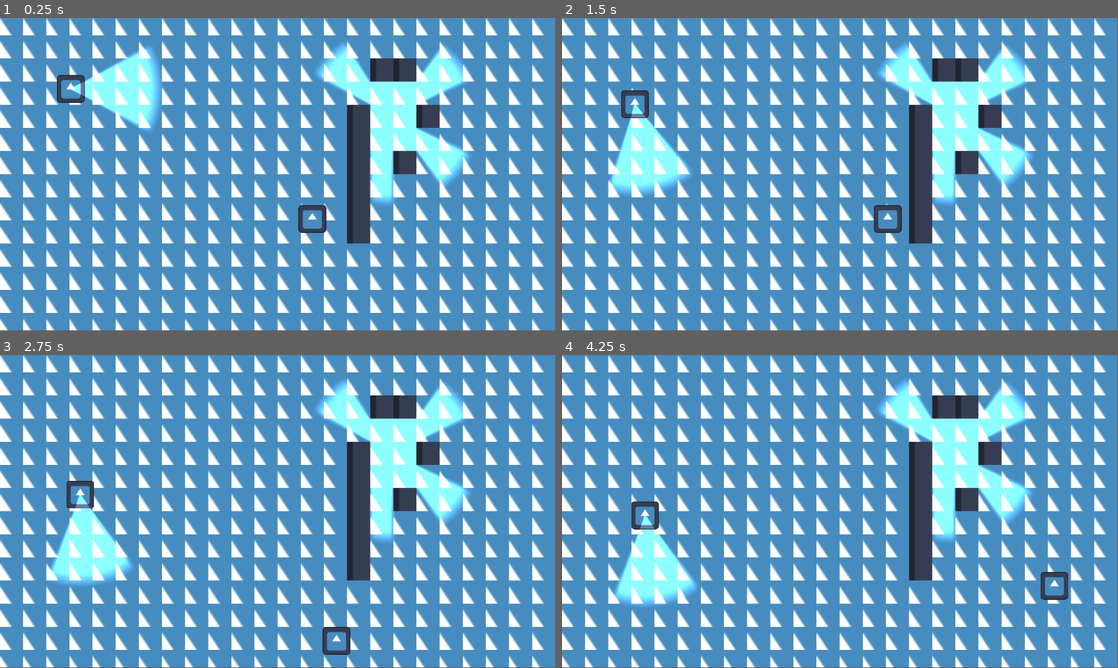
Above: before the commit, frames 1-4 (two rows, left to right).
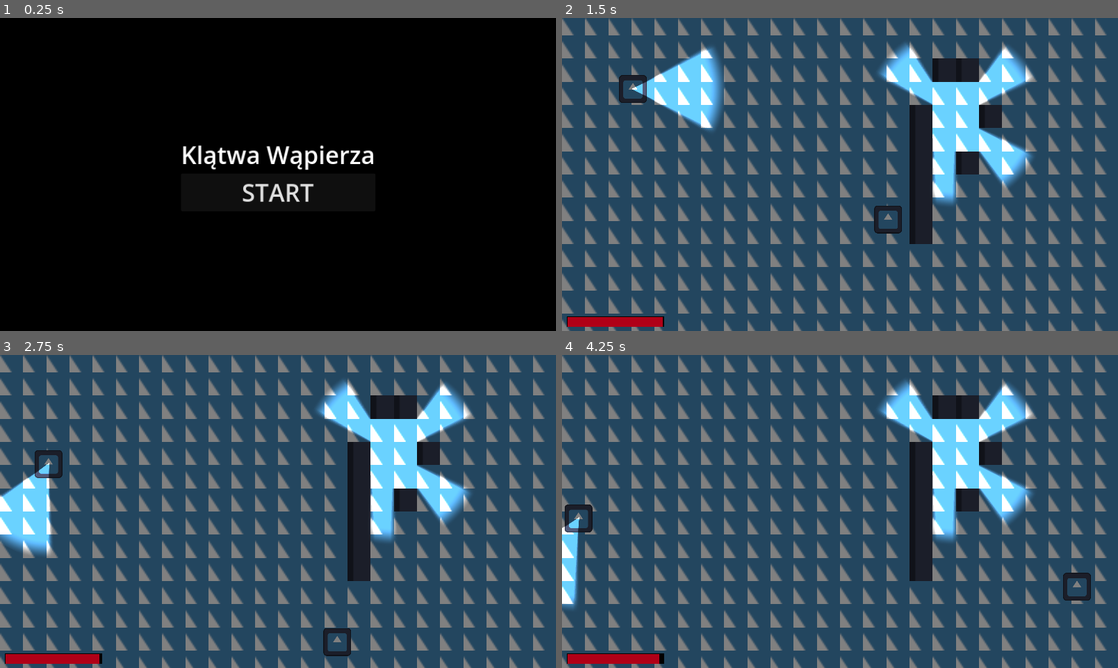
Above: after the commit, the same moments.

Repository: jGrzyb/gamejamtbd2025
Game: Godot game, scene res://scenes/start.tscn
Same seed, same stepped clock (60 frames per second), same inputs: the game is played once before the commit and once after it. Before the commit the project starts from res://scenes/walking.tscn. The engine's default icon, where the game draws it, is replaced by a stand-in: a white triangle on a blue panel in a dark square.
Inputs (mouse positions are in pixels of both pictures, inside the frame that each line leads up to):
- Up to frame 1 (0.25 s): no input
- Up to frame 2 (1.5 s): click (840, 193) at 0.5 s, where only the run after the commit has a clickable "START"; hold D (right) from 1.28 s (still down); hold E (attack) from 1.28 s (still down)
- Up to frame 3 (2.75 s): tap Space (dash) at 1.55, 2.1 s; release D (right) at 2.03 s; release E (attack) at 2.03 s; hold S (down) from 2.03 s (still down); tap E (attack) at 2.3 s
- Up to frame 4 (4.25 s): release S (down) at 2.78 s; hold D (right) 2.78-3.53 s; hold E (attack) 2.78-3.53 s; tap Space (dash) at 3.05, 3.6 s; hold W (up) from 3.53 s (still down); tap E (attack) at 3.8 s
In our replay, the window is 799x449 before the commit and 800x450 after it. These sizes can differ from the game's own. Grey fills any space a smaller window leaves; there, only what the larger window draws over its background counts as a difference.

The runs differ from the first frame. In frame 1, 100% of the frame differs, in the area x 0-100%, y 0-100%; in frame 2, 98%; in frame 3, 98%; in frame 4, 98%.

Commit message:
start, reset, gameover, next

Diff:
--- /dev/null
+++ b/nodes/Ui.tscn
@@ -0,0 +1,131 @@
+[gd_scene load_steps=2 format=3 uid="uid://c1km5kdckcnh0"]
+
+[ext_resource type="Script" path="res://scripts/ui.gd" id="1_g3x8j"]
+
+[node name="Ui" type="CanvasLayer"]
+process_mode = 3
+script = ExtResource("1_g3x8j")
+
+[node name="Life" type="Control" parent="."]
+process_mode = 1
+layout_mode = 3
+anchors_preset = 15
+anchor_right = 1.0
+anchor_bottom = 1.0
+grow_horizontal = 2
+grow_vertical = 2
+
+[node name="ColorRect" type="ColorRect" parent="Life"]
+layout_mode = 1
+anchors_preset = 2
+anchor_top = 1.0
+anchor_bottom = 1.0
+offset_left = 10.0
+offset_top = -30.0
+offset_right = 212.0
+offset_bottom = -8.0
+grow_vertical = 0
+color = Color(0, 0, 0, 1)
+
+[node name="ColorRect" type="ColorRect" parent="Life/ColorRect"]
+layout_mode = 1
+anchors_preset = 8
+anchor_left = 0.5
+anchor_top = 0.5
+anchor_right = 0.5
+anchor_bottom = 0.5
+offset_left = -100.0
+offset_top = -10.0
+offset_right = 100.0
+offset_bottom = 10.0
+grow_horizontal = 2
+grow_vertical = 2
+color = Color(0.690158, 0, 0.0904374, 1)
+
+[node name="GameOver" type="Control" parent="."]
+visible = false
+layout_mode = 3
+anchors_preset = 15
+anchor_right = 1.0
+anchor_bottom = 1.0
+grow_horizontal = 2
+grow_vertical = 2
+
+[node name="ColorRect" type="ColorRect" parent="GameOver"]
+layout_mode = 1
+anchors_preset = 15
+anchor_right = 1.0
+anchor_bottom = 1.0
+grow_horizontal = 2
+grow_vertical = 2
+color = Color(0.176419, 0.176419, 0.176419, 0.572549)
+
+[node name="VBoxContainer" type="VBoxContainer" parent="GameOver"]
+layout_mode = 1
+anchors_preset = 8
+anchor_left = 0.5
+anchor_top = 0.5
+anchor_right = 0.5
+anchor_bottom = 0.5
+offset_left = -20.0
+offset_top = -20.0
+offset_right = 20.0
+offset_bottom = 20.0
+grow_horizontal = 2
+grow_vertical = 2
+
+[node name="Label" type="Label" parent="GameOver/VBoxContainer"]
+layout_mode = 2
+theme_override_font_sizes/font_size = 50
+text = "Skill Issue"
+
+[node name="Button_restart" type="Button" parent="GameOver/VBoxContainer"]
+layout_mode = 2
+theme_override_font_sizes/font_size = 50
+text = "Restart"
+
+[node name="Success" type="Control" parent="."]
+visible = false
+layout_mode = 3
+anchors_preset = 15
+anchor_right = 1.0
+anchor_bottom = 1.0
+grow_horizontal = 2
+grow_vertical = 2
+
+[node name="ColorRect" type="ColorRect" parent="Success"]
+layout_mode = 1
+anchors_preset = 15
+anchor_right = 1.0
+anchor_bottom = 1.0
+grow_horizontal = 2
+grow_vertical = 2
+color = Color(0.176419, 0.176419, 0.176419, 0.572549)
+
+[node name="VBoxContainer" type="VBoxContainer" parent="Success"]
+layout_mode = 1
+anchors_preset = 8
+anchor_left = 0.5
+anchor_top = 0.5
+anchor_right = 0.5
+anchor_bottom = 0.5
+offset_left = -20.0
+offset_top = -20.0
+offset_right = 20.0
+offset_bottom = 20.0
+grow_horizontal = 2
+grow_vertical = 2
+
+[node name="Label" type="Label" parent="Success/VBoxContainer"]
+layout_mode = 2
+theme_override_font_sizes/font_size = 50
+text = "You won"
+
+[node name="Button_next" type="Button" parent="Success/VBoxContainer"]
+layout_mode = 2
+theme_override_font_sizes/font_size = 50
+text = "Next"
+
+[connection signal="pressed" from="GameOver/VBoxContainer/Button_restart" to="." method="_on_button_restart_pressed"]
+[connection signal="pressed" from="Success/VBoxContainer/Button_next" to="." method="_on_button_pressed"]
+[connection signal="pressed" from="Success/VBoxContainer/Button_next" to="." method="_on_button_next_pressed"]
--- /dev/null
+++ b/nodes/game_manager.tscn
@@ -0,0 +1,6 @@
+[gd_scene load_steps=2 format=3 uid="uid://bns3btstjkllq"]
+
+[ext_resource type="Script" path="res://scripts/game_manager.gd" id="1_2aafx"]
+
+[node name="GameManager" type="Node" groups=["game_manager"]]
+script = ExtResource("1_2aafx")
--- a/nodes/player.tscn
+++ b/nodes/player.tscn
@@ -6,11 +6,14 @@
 [sub_resource type="CircleShape2D" id="CircleShape2D_rpgms"]
 
 [sub_resource type="CircleShape2D" id="CircleShape2D_67yjf"]
-radius = 20.0
+radius = 25.0
 
 [node name="Player" type="CharacterBody2D" groups=["player"]]
 motion_mode = 1
 script = ExtResource("1_tm02q")
+speed = null
+dash_speed = null
+heal_on_kill = null
 
 [node name="Sprite2D" type="Sprite2D" parent="."]
 scale = Vector2(0.15, 0.15)
--- a/project.godot
+++ b/project.godot
@@ -11,15 +11,21 @@
 [application]
 
 config/name="GameJamTBD2025"
-run/main_scene="res://scenes/walking.tscn"
+run/main_scene="res://scenes/start.tscn"
 config/features=PackedStringArray("4.3", "Forward Plus")
 config/icon="res://icon.svg"
+
+[display]
+
+window/stretch/mode="canvas_items"
 
 [global_group]
 
 light=""
 player=""
 enemy=""
+ui=""
+game_manager=""
 
 [input]
 
@@ -50,10 +56,12 @@
 dash={
 "deadzone": 0.5,
 "events": [Object(InputEventKey,"resource_local_to_scene":false,"resource_name":"","device":-1,"window_id":0,"alt_press …(191 unchanged characters)…
+, Object(InputEventKey,"resource_local_to_scene":false,"resource_name":"","device":-1,"window_id":0,"alt_pressed":false,"shift_pressed":false,"ctrl_pressed":false,"meta_pressed":false,"pressed":false,"keycode":0,"physical_keycode":88,"key_label":0,"unicode":120,"location":0,"echo":false,"script":null)
 ]
 }
 attack={
 "deadzone": 0.5,
 "events": [Object(InputEventKey,"resource_local_to_scene":false,"resource_name":"","device":-1,"window_id":0,"alt_press …(192 unchanged characters)…
+, Object(InputEventKey,"resource_local_to_scene":false,"resource_name":"","device":-1,"window_id":0,"alt_pressed":false,"shift_pressed":false,"ctrl_pressed":false,"meta_pressed":false,"pressed":false,"keycode":0,"physical_keycode":90,"key_label":0,"unicode":122,"location":0,"echo":false,"script":null)
 ]
 }
--- a/scenes/walking.tscn
+++ b/scenes/level1.tscn
@@ -1,9 +1,11 @@
-[gd_scene load_steps=16 format=4 uid="uid://cuc8gl5hbcitd"]
+[gd_scene load_steps=18 format=4 uid="uid://byvi2t0cd24j0"]
 
 [ext_resource type="PackedScene" uid="uid://cw6b88h70nr4s" path="res://nodes/player.tscn" id="1_1ckq3"]
 [ext_resource type="Texture2D" uid="uid://c8dc14i54swgg" path="res://icon.svg" id="1_hm815"]
+[ext_resource type="PackedScene" uid="uid://bns3btstjkllq" path="res://nodes/game_manager.tscn" id="1_sdl2v"]
 [ext_resource type="PackedScene" uid="uid://ck213n0do3giy" path="res://nodes/light/circle_light.tscn" id="3_7dydp"]
 [ext_resource type="PackedScene" uid="uid://brt73py0nate4" path="res://nodes/enemy.tscn" id="4_enx7h"]
+[ext_resource type="PackedScene" uid="uid://c1km5kdckcnh0" path="res://nodes/Ui.tscn" id="5_fmnov"]
 
 [sub_resource type="NavigationPolygon" id="NavigationPolygon_vj728"]
 vertices = PackedVector2Array(128, -16, 128, -64, 185, -107.031, 185, 106, 112, -64, 112, -96, -203.797, -107.961, 48, -96, -201.188, 106, 32, -64, 48, -64, 32, 64, 80, 64, 80, 16, 112, 16, 112, -16)
@@ -89,7 +91,9 @@
 navigation_layer_0/layers = 1
 sources/0 = SubResource("TileSetAtlasSource_peu2j")
 
-[node name="Walking" type="Node2D"]
+[node name="Level1" type="Node"]
+
+[node name="GameManager" parent="." instance=ExtResource("1_sdl2v")]
 
 [node name="NavigationRegion2D" type="NavigationRegion2D" parent="."]
 navigation_polygon = SubResource("NavigationPolygon_vj728")
@@ -110,3 +114,9 @@
 
 [node name="Enemy" parent="." instance=ExtResource("4_enx7h")]
 position = Vector2(-143, -59)
+
+[node name="Ui" parent="." groups=["ui"] instance=ExtResource("5_fmnov")]
+
+[node name="DirectionalLight2D" type="DirectionalLight2D" parent="."]
+energy = 0.5
+blend_mode = 1
--- /dev/null
+++ b/scenes/start.tscn
@@ -0,0 +1,48 @@
+[gd_scene load_steps=2 format=3 uid="uid://re8hs7dyveb"]
+
+[ext_resource type="Script" path="res://scripts/start.gd" id="1_8m8ax"]
+
+[node name="Start" type="Control"]
+process_mode = 3
+layout_mode = 3
+anchors_preset = 15
+anchor_right = 1.0
+anchor_bottom = 1.0
+grow_horizontal = 2
+grow_vertical = 2
+script = ExtResource("1_8m8ax")
+
+[node name="ColorRect" type="ColorRect" parent="."]
+layout_mode = 1
+anchors_preset = 15
+anchor_right = 1.0
+anchor_bottom = 1.0
+grow_horizontal = 2
+grow_vertical = 2
+color = Color(0, 0, 0, 1)
+
+[node name="VBoxContainer" type="VBoxContainer" parent="ColorRect"]
+layout_mode = 1
+anchors_preset = 8
+anchor_left = 0.5
+anchor_top = 0.5
+anchor_right = 0.5
+anchor_bottom = 0.5
+offset_left = -31.5
+offset_top = -20.0
+offset_right = 31.5
+offset_bottom = 20.0
+grow_horizontal = 2
+grow_vertical = 2
+
+[node name="Label" type="Label" parent="ColorRect/VBoxContainer"]
+layout_mode = 2
+theme_override_font_sizes/font_size = 50
+text = "Klątwa Wąpierza"
+
+[node name="Button" type="Button" parent="ColorRect/VBoxContainer"]
+layout_mode = 2
+theme_override_font_sizes/font_size = 50
+text = "START"
+
+[connection signal="pressed" from="ColorRect/VBoxContainer/Button" to="." method="_on_button_pressed"]
--- a/scripts/enemy.gd
+++ b/scripts/enemy.gd
@@ -1,6 +1,8 @@
 extends CharacterBody2D
 
 class_name Enemy
+
+var game_manager: GameManager
 
 var walk_speed := 30
 var chase_speed := 60
@@ -12,6 +14,10 @@
 @onready var area_2d: Area2D = $Area2D
 @onready var timer_chase: Timer = $Timer_chase
 @onready var timer_die: Timer = $Timer_die
+
+
+func _ready() -> void:
+	game_manager = get_tree().get_first_node_in_group("game_manager")
 
 
 func _physics_process(delta: float) -> void:
@@ -26,7 +32,7 @@
 	else:
 		velocity = velocity.lerp(direction * speed, 0.1)
 
-	area_2d.rotation = lerp_angle(area_2d.rotation, direction.angle(), 0.1)
+	area_2d.rotation = lerp_angle(area_2d.rotation, direction.angle(), 0.05)
 	move_and_slide()
 
 
@@ -59,4 +65,5 @@
 
 
 func _on_timer_die_timeout() -> void:
+	game_manager.enemy_killed(self)
 	queue_free()
--- /dev/null
+++ b/scripts/game_manager.gd
@@ -0,0 +1,38 @@
+extends Node
+
+class_name GameManager
+
+@onready var ui: UI;
+
+@export var max_life := 100.0
+@export var life_leaking := 0.02
+@export var next_scene_path := "res://scenes/start.tscn"
+
+var life := max_life
+
+
+func _ready() -> void:
+	ui = get_tree().get_first_node_in_group("ui") as UI
+	get_tree().paused = false
+
+
+func _physics_process(delta: float) -> void:
+	add_life(-life_leaking)
+
+
+func add_life(amount: float) -> void:
+	life = clamp(life + amount, 0, 100)
+	ui.set_life(life / max_life)
+	if life == 0:
+		game_over()
+
+
+func game_over() -> void:
+	ui.show_game_over()
+	get_tree().paused = true
+
+
+func enemy_killed(enemy: Enemy) -> void:
+	if get_tree().get_nodes_in_group("enemy").filter(func(x): return x != enemy).is_empty():
+		ui.show_success()
+		get_tree().paused = true
--- a/scripts/light.gd
+++ b/scripts/light.gd
@@ -1,17 +1,14 @@
 extends Node2D
 
-@export var damage := 1
+var game_manager: GameManager
+
+@export var damage := 0.5
 
 var player: Player = null
-var light: PointLight2D
 
 
 func _ready() -> void:
-	var lights = get_children().filter(func(x): x is PointLight2D)
-	if lights.is_empty():
-		push_warning("Light has no PointLight2D node")
-	else:
-		light = lights[0]
+	game_manager = get_tree().get_first_node_in_group("game_manager")
 
 
 func _physics_process(delta: float) -> void:
@@ -19,7 +16,7 @@
 		var ray = PhysicsRayQueryParameters2D.create(position, player.position)
 		var result = get_world_2d().direct_space_state.intersect_ray(ray)
 		if result and result["collider"] is Player:
-			(result["collider"] as Player).hit(damage)
+			game_manager.add_life(-damage)
 
 
 func _on_area_2d_body_entered(body: Node2D) -> void:
--- a/scripts/player.gd
+++ b/scripts/player.gd
@@ -1,16 +1,22 @@
 extends CharacterBody2D
 
 class_name Player
+
+var game_manager: GameManager
 
 @onready var timer_dash: Timer = $Timer_dash
 @onready var area_2d: Area2D = $Area2D
 
 @export var speed := 100
-@export var life := 1000
-@export var dash_speed := 300
+@export var dash_speed := 400
+@export var heal_on_kill := 10
 
 var last_direction := Vector2(0, 1)
 var can_dash := true
+
+
+func _ready() -> void:
+	game_manager = get_tree().get_first_node_in_group("game_manager")
 
 
 func _physics_process(delta: float) -> void:
@@ -21,11 +27,6 @@
 	move_and_slide()
 
 
-func hit(damage_per_frame: float):
-	life -= damage_per_frame
-	print(life)
-
-
 func _input(event: InputEvent) -> void:
 	if event.is_action_pressed("dash") and can_dash:
 		can_dash = false
@@ -34,7 +35,10 @@
 	elif event.is_action_pressed("attack"):
 		var enemies = area_2d.get_overlapping_bodies().filter(func(x): return x is Enemy)
 		for e in enemies:
-			(e as Enemy).start_dying()
+			var enemy = e as Enemy
+			if not enemy.is_chasing:
+				enemy.start_dying()
+				game_manager.add_life(heal_on_kill)
 
 
 func _on_timer_dash_timeout() -> void:
--- /dev/null
+++ b/scripts/start.gd
@@ -0,0 +1,7 @@
+extends Control
+
+@export var game_path := "res://scenes/level1.tscn"
+
+
+func _on_button_pressed() -> void:
+	get_tree().change_scene_to_file(game_path)
--- /dev/null
+++ b/scripts/ui.gd
@@ -0,0 +1,34 @@
+extends CanvasLayer
+
+class_name UI
+
+@onready var color_rect: ColorRect = $Life/ColorRect/ColorRect
+@onready var game_over: Control = $GameOver
+@onready var success: Control = $Success
+
+@export var life_length := 200
+
+var game_manager: GameManager
+
+
+func _ready() -> void:
+	game_manager = get_tree().get_first_node_in_group("game_manager")
+
+func set_life(procent: float):
+	color_rect.size.x = procent * life_length
+
+
+func show_game_over() -> void:
+	game_over.visible = true
+
+
+func show_success() -> void:
+	success.visible = true
+
+
+func _on_button_restart_pressed() -> void:
+	get_tree().reload_current_scene()
+
+
+func _on_button_next_pressed() -> void:
+	get_tree().change_scene_to_file(game_manager.next_scene_path)
